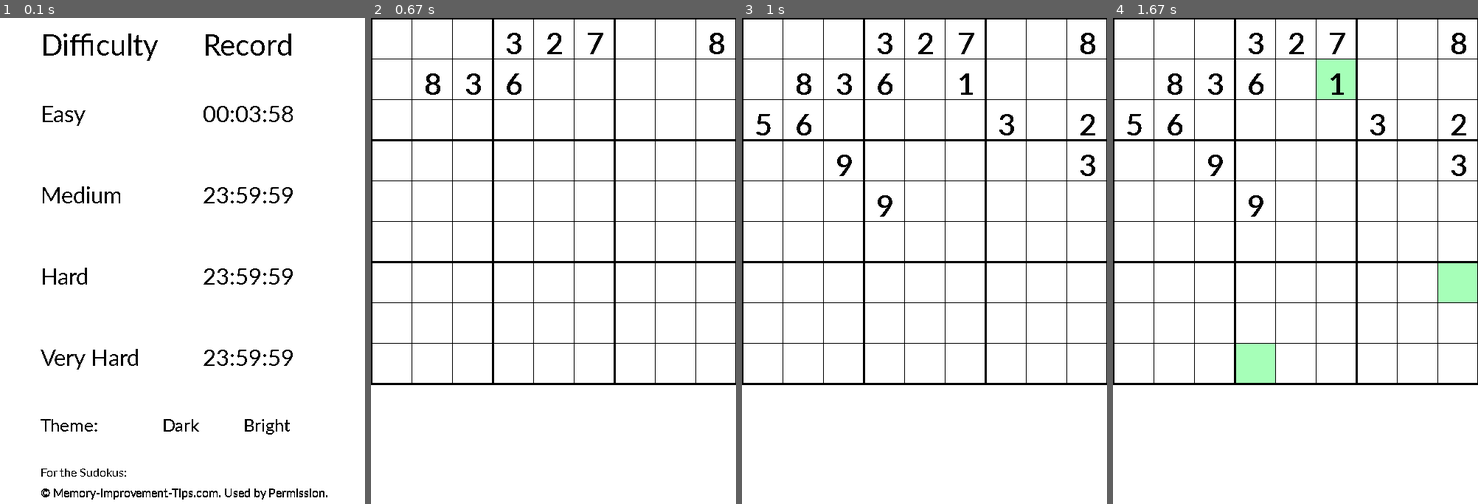
Above: before the commit, frames 1-4 (left to right).
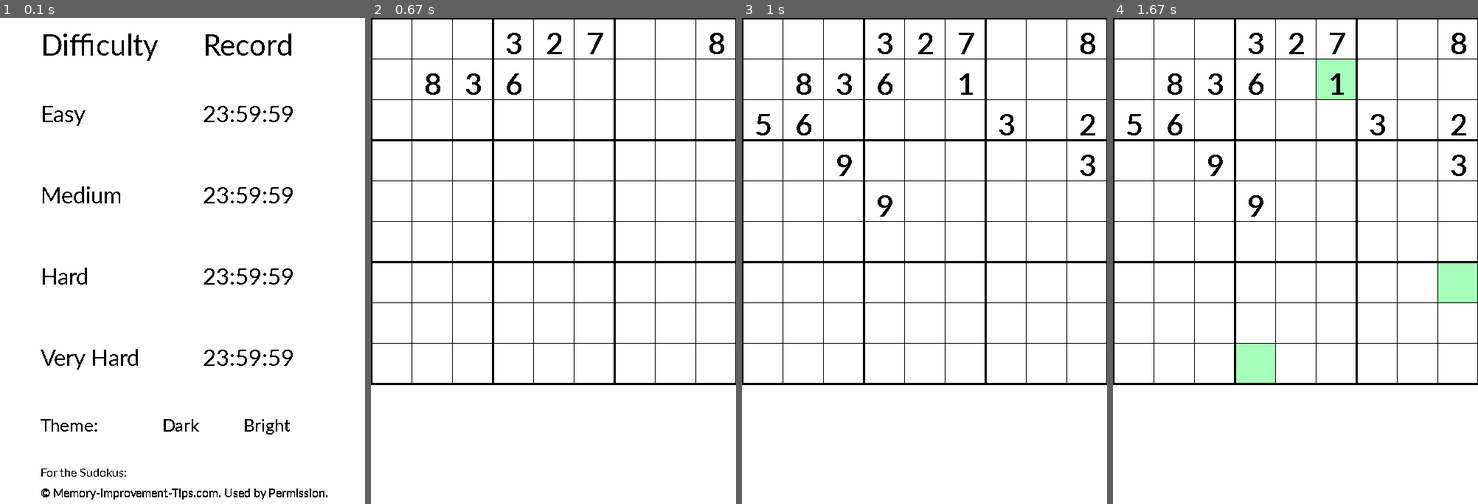
Above: after the commit, the same moments.

Repository: MatthiasSagerer/Sudoku-Pygame
Game: pygame game, started from main.py
Same seed, same stepped clock (60 frames per second), same inputs: the game is played once before the commit and once after it.
Inputs (mouse positions are in pixels of both pictures, inside the frame that each line leads up to):
- Up to frame 1 (0.1 s): no input
- Up to frame 2 (0.67 s): click "Easy" at 0.38 s
- Up to frame 3 (1 s): no input
- Up to frame 4 (1.67 s): click (1350, 90) at 1.23 s; click (1339, 304) at 1.57 s

The runs differ from the first frame. In frame 1, 0.2% of the frame differs, in the area x 55-81%, y 18-22%; in frame 2, nothing differs; in frame 3, nothing differs; in frame 4, nothing differs.

Commit message:
adding sudoku_icon.png & sudoku_icon.svg

Diff:
--- a/data.py
+++ b/data.py
@@ -5,7 +5,8 @@
     1: [sudokus.EASY1, sudokus.EASY2, sudokus.EASY3, sudokus.EASY4, sudokus.EASY5,
         sudokus.EASY6, sudokus.EASY7, sudokus.EASY8, sudokus.EASY9, sudokus.EASY10, sudokus.EASY11],
     2: [sudokus.MEDIUM1, sudokus.MEDIUM2, sudokus.MEDIUM3, sudokus.MEDIUM4,
-        sudokus.MEDIUM5, sudokus.MEDIUM6, sudokus.MEDIUM7, sudokus.MEDIUM8, sudokus.MEDIUM9, sudokus.MEDIUM10, sudokus.MEDIUM11],
+        sudokus.MEDIUM5, sudokus.MEDIUM6, sudokus.MEDIUM7, sudokus.MEDIUM8, sudokus.MEDIUM9, sudokus.MEDIUM10,
+        sudokus.MEDIUM11],
     3: [sudokus.HARD1, sudokus.HARD2, sudokus.HARD3, sudokus.HARD4, sudokus.HARD5,
         sudokus.HARD6, sudokus.HARD7, sudokus.HARD8, sudokus.HARD9, sudokus.HARD10],
     4: [sudokus.VERY_HARD1, sudokus.VERY_HARD2, sudokus.VERY_HARD3, sudokus.VERY_HARD4,
--- a/records.txt
+++ b/records.txt
@@ -1,4 +1,4 @@
-238
 86399
 86399
 86399
+86399
Binary file added: sudoku_icon.png
Not shown, added: sudoku_icon.svg
